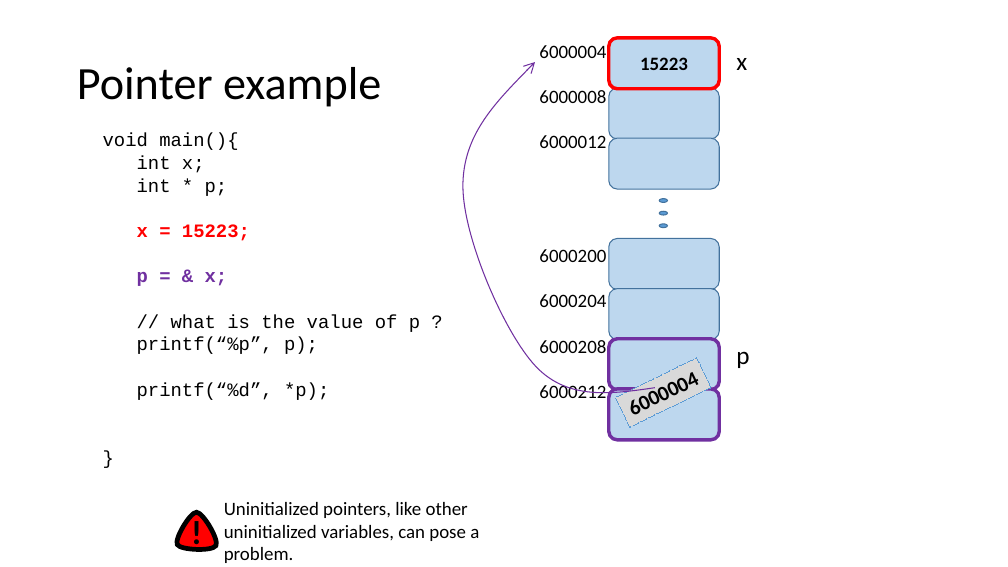
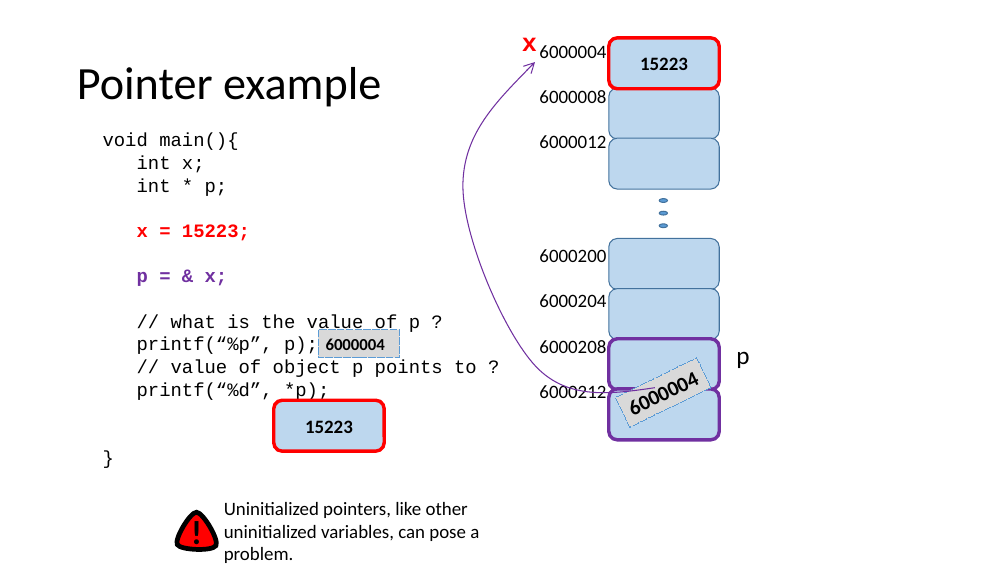
Before and after one commit to rbadrinath/FCP, a slide deck: slide 4 of slides/08-Pointers.pptx. Drawn at 1008x567 pixels with LibreOffice and Linux fonts; fonts in the diff are those of the drawing. Boxes give left, top, right and bottom in pixels: in the first picture for what was removed or moved away, otherwise in the second. Text is boxed around its words. In the diff, an @@ line names an element or a change of style, - is before the commit and + after.

```diff
--- a/slides/08-Pointers.pptx
+++ b/slides/08-Pointers.pptx
@@ text "x": place and size @@
-text "x" at <box>736,58,747,70</box>
+text "x" at <box>522,37,537,51</box>
@@ text "x" at <box>522,37,537,51</box>: font Calibri to Courier New, text colour #000000 to #FF0000, bold on @@
@@ rectangle added at <box>318,330,400,358</box>, fill #D9D9D9, outline #5B9BD5 0.75 pt dashed, 16 pt, text #000000, bold @@
+6000004
@@ text at <box>171,360,477,377</box>: paragraph added @@
+// value of object p points to ?
@@ rounded rectangle added at <box>274,400,384,451</box>, fill #BDD7EE, outline #FF0000 3.25 pt, 18 pt, text #000000, bold @@
+15223
```
Also in this commit, not shown: 4 other slides changed, 8 other files.
